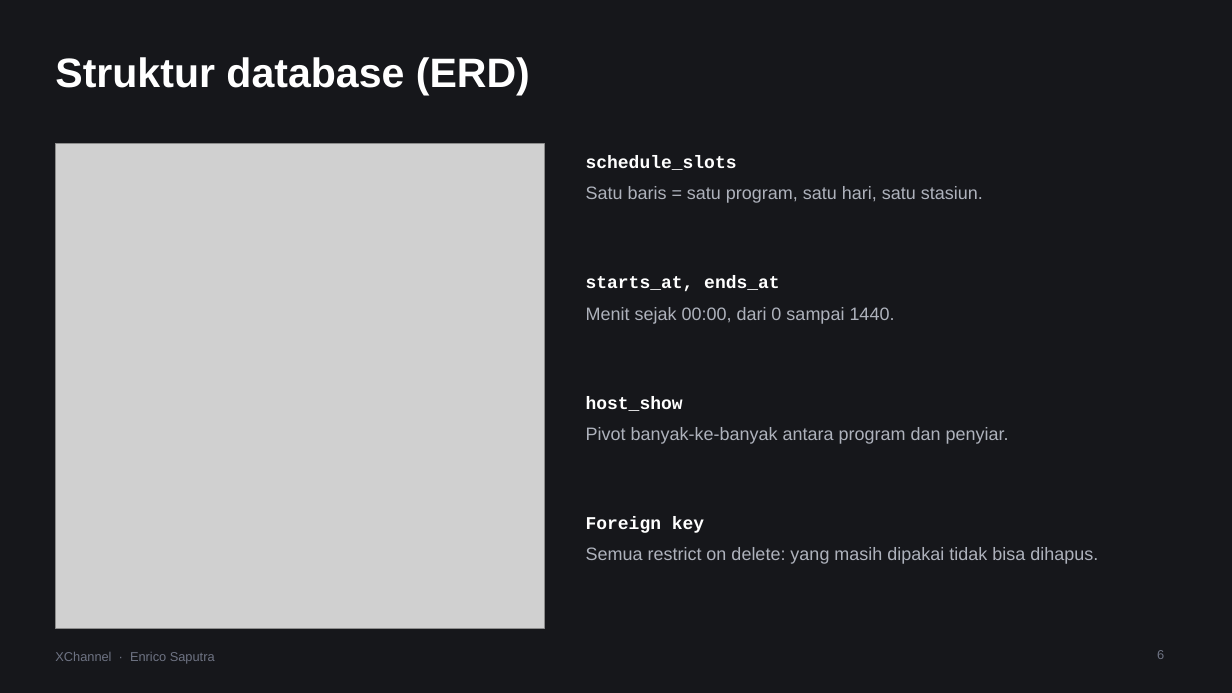
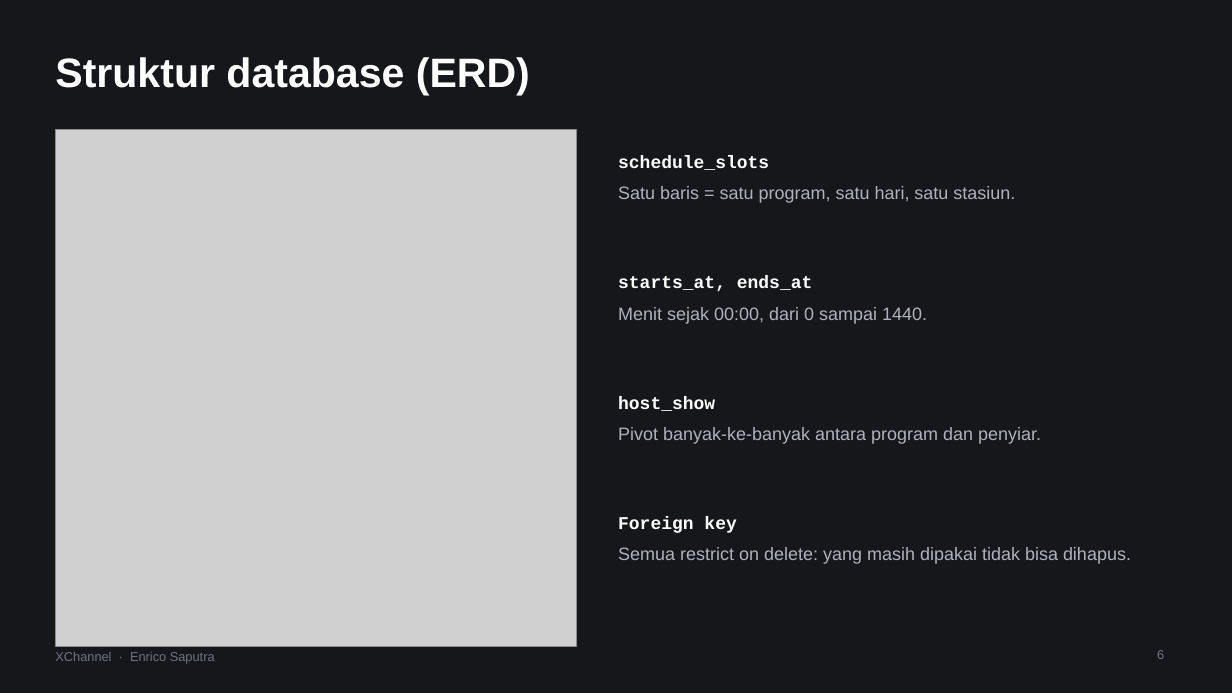
Before and after one commit to Enricosaputra/xchannel-dashboard-demo, a slide deck: slide 6 of docs/XChannel-presentasi.pptx. Drawn at 1232x693 pixels with LibreOffice and Linux fonts; fonts in the diff are those of the drawing; grey boxes stand for pictures. Boxes give left, top, right and bottom in pixels: in the first picture for what was removed or moved away, otherwise in the second. Text is boxed around its words. In the diff, an @@ line names an element or a change of style, - is before the commit and + after.

Commit message:
Decks: bigger database diagrams, no open-work slide; Excalidraw diagrams
docs/diagrams/xchannel.excalidraw holds the architecture, the database and the main
flows as editable shapes (open it at excalidraw.com).

```diff
--- a/docs/XChannel-presentasi.pptx
+++ b/docs/XChannel-presentasi.pptx
@@ picture: place and size @@
-picture at [55,143,544,628]
+picture at [55,129,577,647]
@@ text "schedule_slots": place and size @@
-text "schedule_slots" at [586,156,737,170]
+text "schedule_slots" at [618,156,769,170]
@@ text "Satu baris = satu program, ...": place and size @@
-text "Satu baris = satu program, ..." at [586,186,983,203]
+text "Satu baris = satu program, ..." at [618,186,1015,203]
@@ text "starts_at, ends_at": place and size @@
-text "starts_at, ends_at" at [586,276,780,292]
+text "starts_at, ends_at" at [618,276,813,292]
@@ text "Menit sejak 00:00, dari 0 ...": place and size @@
-text "Menit sejak 00:00, dari 0 ..." at [586,307,895,324]
+text "Menit sejak 00:00, dari 0 ..." at [618,307,927,324]
@@ text "host_show": place and size @@
-text "host_show" at [586,396,683,411]
+text "host_show" at [618,396,715,411]
@@ text "Pivot banyak-ke-banyak antara program dan ...": place and size @@
-text "Pivot banyak-ke-banyak antara program dan ..." at [586,427,1009,444]
+text "Pivot banyak-ke-banyak antara program dan ..." at [618,427,1041,444]
@@ text "Foreign key": place and size @@
-text "Foreign key" at [586,516,704,533]
+text "Foreign key" at [618,516,736,533]
@@ text "Semua restrict on delete: yang ...": place and size @@
-text "Semua restrict on delete: yang ..." at [586,547,1098,564]
+text "Semua restrict on delete: yang ..." at [618,547,1131,564]
```
Also in this commit, not shown: 1 slide removed, 8 other files.
